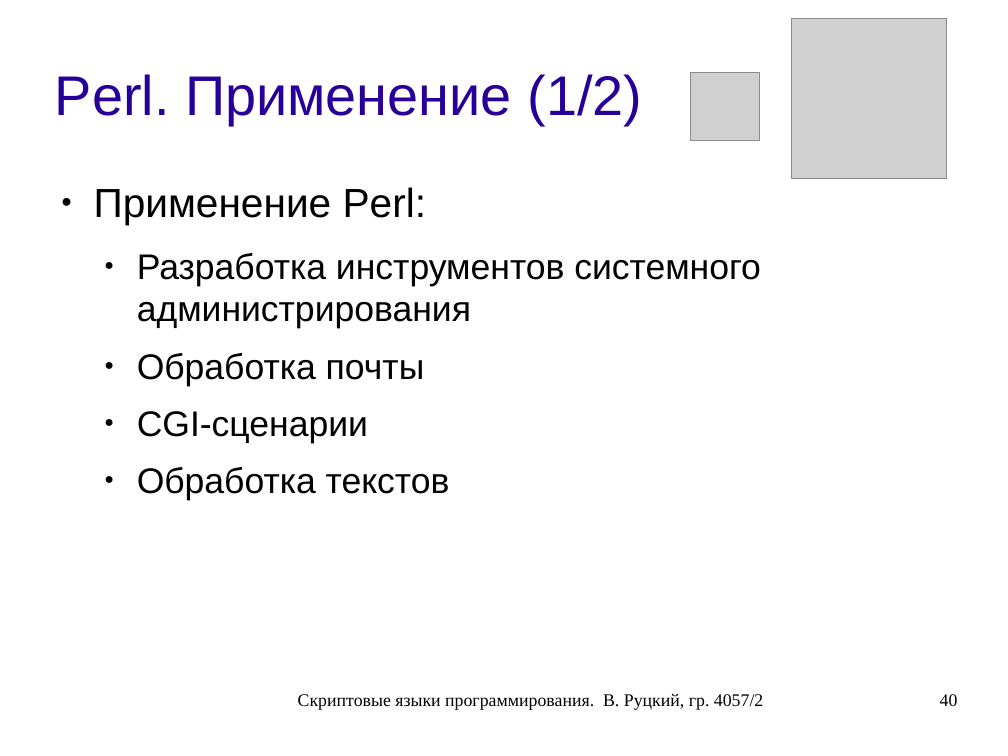
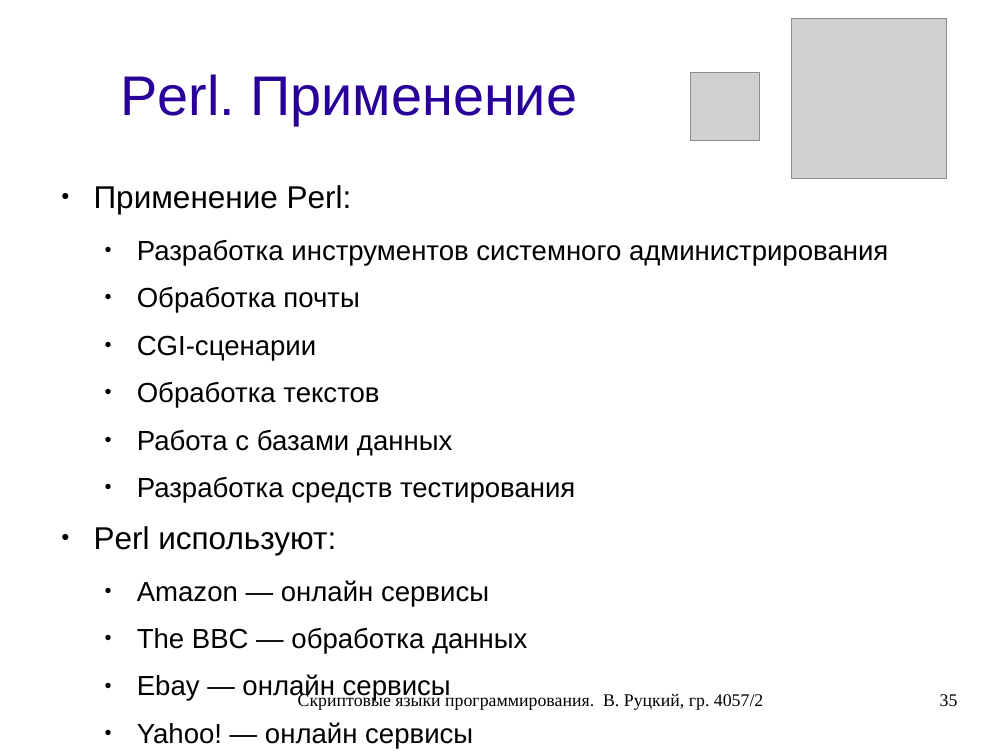
Before and after one commit to rutsky/semester07, a slide deck: slide 35 of Operation_systems/scripting_languages/40572_Rutsky_Scripting_languages.odp (slide 40 before the commit). Drawn at 1008x756 pixels with LibreOffice and Linux fonts; fonts in the diff are those of the drawing; grey boxes stand for pictures. Boxes give left, top, right and bottom in pixels: in the first picture for what was removed or moved away, otherwise in the second. Text is boxed around its words. In the diff, an @@ line names an element or a change of style, - is before the commit and + after.

Commit message:
Scripting languages presentation: Cleaned up Perl and Python parts.

```diff
--- a/Operation_systems/scripting_languages/40572_Rutsky_Scripting_languages.odp
+++ b/Operation_systems/scripting_languages/40572_Rutsky_Scripting_languages.odp
@@ title at <box>120,74,577,125</box>: text changed @@
-Perl. Применение (1/2)
+Perl. Применение
@@ text at <box>94,185,888,408</box>: size 32 to 24.8 pt in "Применение Perl:"; size 28 to 21.7 pt in "Разработка инструментов системного администрирования", "Обработка почты", "CGI-сценарии", "Обработка текстов" @@
@@ text at <box>94,430,575,749</box>: paragraphs added @@
+  ● Работа с базами данных
+  ● Разработка средств тестирования
+● Perl используют:
+  ● Amazon — онлайн сервисы
+  ● The BBC — обработка данных
+  ● Ebay — онлайн сервисы
+  ● Yahoo! — онлайн сервисы
+  ● NASA — скриптование в различных системах рассчета
@@ page number at <box>940,694,958,706</box>: text changed @@
-40
+35
```
Also in this commit, not shown: 6 other slides changed, 13 slides removed.
